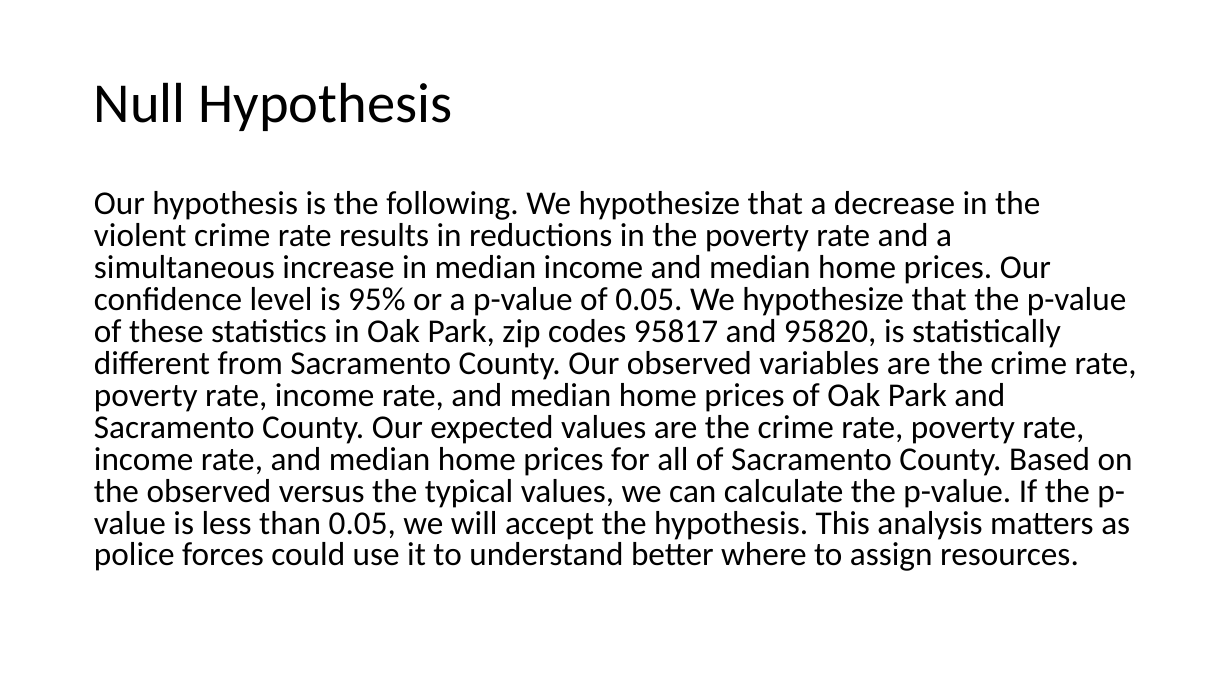
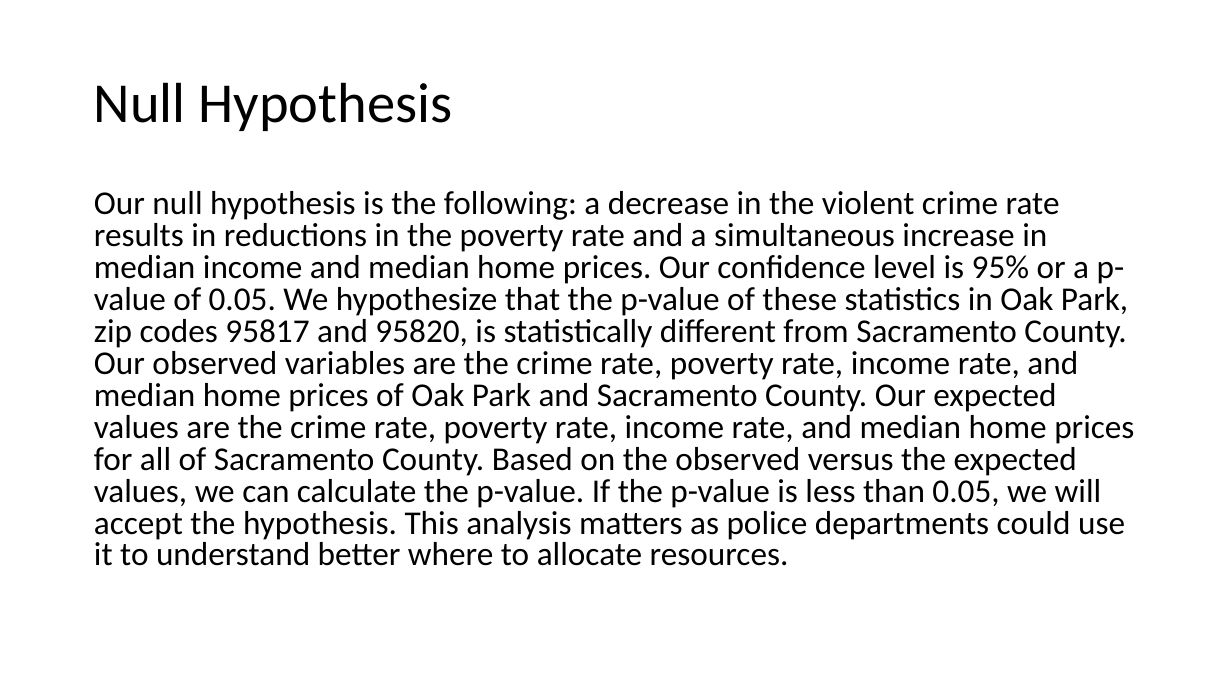
Before and after one commit to sean-galloway/Crime_and_Poverty, a slide deck: slide 2 of Project_1_Presentation.pptx (slide 3 before the commit). Drawn at 1232x693 pixels with LibreOffice and Linux fonts; fonts in the diff are those of the drawing. Boxes give left, top, right and bottom in pixels: in the first picture for what was removed or moved away, otherwise in the second. Text is boxed around its words. In the diff, an @@ line names an element or a change of style, - is before the commit and + after.

Commit message:
updated deck

```diff
--- a/Project_1_Presentation.pptx
+++ b/Project_1_Presentation.pptx
@@ text at [94,191,1134,566]: text changed @@
-Our hypothesis is the following. We hypothesize that a decrease in the violent crime rate results in reductions in the poverty rate and a simultaneous increase in median income and median home prices. Our confidence level is 95% or a p-value of 0.05. We hypothesize that the p-value of these statistics in Oak Park, zip codes 95817 and 95820, is statistically different from Sacramento County. Our observed variables are the crime rate, poverty rate, income rate, and median home prices of Oak Park and Sacramento County. Our expected values are the crime rate, poverty rate, income rate, and median home prices for all of Sacramento County. Based on the observed versus the typical values, we can calculate the p-value. If the p-value is less than 0.05, we will accept the hypothesis. This analysis matters as police forces could use it to understand better where to assign resources.
+Our null hypothesis is the following: a decrease in the violent crime rate results in reductions in the poverty rate and a simultaneous increase in median income and median home prices. Our confidence level is 95% or a p-value of 0.05. We hypothesize that the p-value of these statistics in Oak Park, zip codes 95817 and 95820, is statistically different from Sacramento County. Our observed variables are the crime rate, poverty rate, income rate, and median home prices of Oak Park and Sacramento County. Our expected values are the crime rate, poverty rate, income rate, and median home prices for all of Sacramento County. Based on the observed versus the expected values, we can calculate the p-value. If the p-value is less than 0.05, we will accept the hypothesis. This analysis matters as police departments could use it to understand better where to allocate resources.
```
Also in this commit, not shown: 10 slides added, 1 slide removed.
